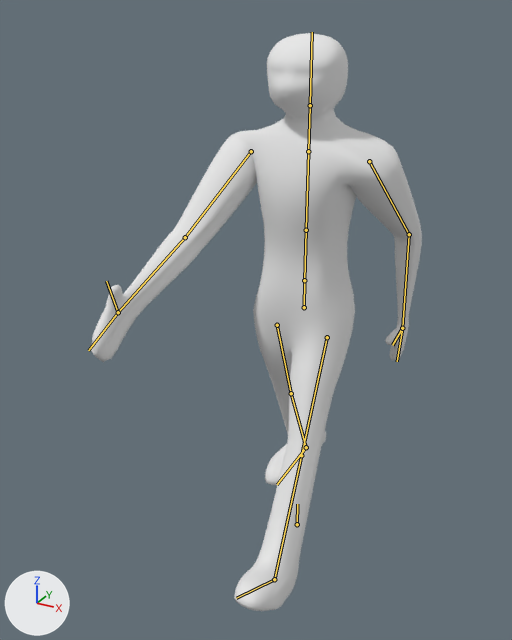
The Blender file Commander/commanderpost_seam.blend as it was, and as the next commit left it.
One viewpoint serves both versions: a 50 mm camera at (36.8, -80.1, 73.0) aimed at (-3.2, -7.4, 36.7). The axes (+X, +Y, +Z) are drawn at lower left. The lights are the same throughout. Both versions are drawn at the pose saved in each file; the numbers are the values there. The bones that bend it are drawn over the model as lines.

The first picture shows 'commander'.
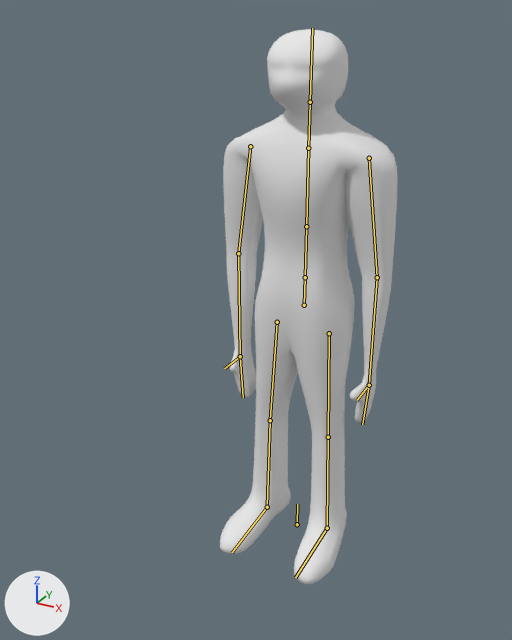
Where the change shows, as pixel boxes (x1, y1, x2, y2) in the pictures (512 x 640 px):
'commander', posed (46% narrower): before (91, 33, 422, 611); after (220, 29, 397, 584)
bone 'pelvis', root to tip: before (304, 307) to (304, 280); after (304, 305) to (305, 277)
bone 'bicep.l', root to tip: before (369, 161) to (409, 234); after (369, 158) to (377, 277)
bone 'forearm.l', root to tip: before (409, 234) to (402, 328); after (377, 277) to (369, 385)
bone 'bicep.r', root to tip: before (251, 151) to (185, 237); after (250, 146) to (238, 253)
bone 'forearm.r', root to tip: before (185, 237) to (118, 312); after (238, 253) to (240, 356)
bone 'thigh.l', root to tip: before (327, 337) to (301, 455); after (329, 333) to (328, 437)
bone 'thigh.r', root to tip: before (277, 325) to (291, 393); after (277, 322) to (270, 420)
bone 'foot.r', root to tip: before (306, 447) to (277, 484); after (267, 507) to (232, 552)

What changed in the scene script:
```text
Change bone_pelvis:
    where bone_pelvis = bpy.data.objects['Armature'].pose.bones['pelvis']  # child of 'Bone'
    bone_pelvis.location: (0.0, -0.4, 0.0) -> (0.0, 0.0, 0.0)
Change bone_bicep_l:
    where bone_bicep_l = bpy.data.objects['Armature'].pose.bones['bicep.l']  # child of 'chest'
    bone_bicep_l.location: (-0.5, -0.6, 0.2) -> (-0.5, -0.6, 0.0)
    bone_bicep_l.rotation_quaternion: (0.726, 0.218, 0.264, 0.597) -> (0.755, 0.0, 0.0, 0.655)  # degrees (40, 7, 81) -> degrees (0, 0, 82)
Change bone_forearm_l:
    where bone_forearm_l = bpy.data.objects['Armature'].pose.bones['forearm.l']  # child of 'bicep.l'
    bone_forearm_l.rotation_quaternion: (0.956, -0.167, -0.03, -0.237) -> (0.994, -0.109, 0.0, 0.009)  # degrees (-18, -8, -27) -> degrees (-12, 0, 1)
Change bone_bicep_r:
    where bone_bicep_r = bpy.data.objects['Armature'].pose.bones['bicep.r']  # child of 'chest'
    bone_bicep_r.location: (0.7, -0.6, 0.0) -> (0.5, -0.5, 0.0)
    bone_bicep_r.rotation_quaternion: (0.706, -0.269, 0.335, -0.563) -> (0.747, -0.011, 0.012, -0.665)  # degrees (-50, 10, -82) -> degrees (-2, 0, -83)
Change bone_forearm_r:
    where bone_forearm_r = bpy.data.objects['Armature'].pose.bones['forearm.r']  # child of 'bicep.r'
    bone_forearm_r.rotation_quaternion: (0.966, 0.157, 0.023, -0.205) -> (0.993, 0.116, 0.001, -0.025)  # degrees (17, 6, -23) -> degrees (13, 0, -3)
Change bone_thigh_l:
    where bone_thigh_l = bpy.data.objects['Armature'].pose.bones['thigh.l']  # child of 'pelvis'
    bone_thigh_l.location: (0.5, 0.0, 0.1) -> (0.0, 0.0, 0.0)
    bone_thigh_l.rotation_quaternion: (0.962, 0.034, -0.013, -0.272) -> (1.0, 0.0, 0.0, 0.0)  # degrees (4, 0, -32) -> degrees (0, 0, 0)
Change bone_thigh_r:
    where bone_thigh_r = bpy.data.objects['Armature'].pose.bones['thigh.r']  # child of 'pelvis'
    bone_thigh_r.rotation_quaternion: (0.974, -0.028, -0.011, 0.225) -> (1.0, 0.0, 0.0, 0.0)  # degrees (-3, 0, 26) -> degrees (0, 0, 0)
Change bone_foot_r:
    where bone_foot_r = bpy.data.objects['Armature'].pose.bones['foot.r']  # child of 'shin.r'
    bone_foot_r.rotation_quaternion: (0.974, 0.227, 0.0, 0.0) -> (1.0, 0.0, 0.0, 0.0)  # degrees (26, 0, 0) -> degrees (0, 0, 0)
```
